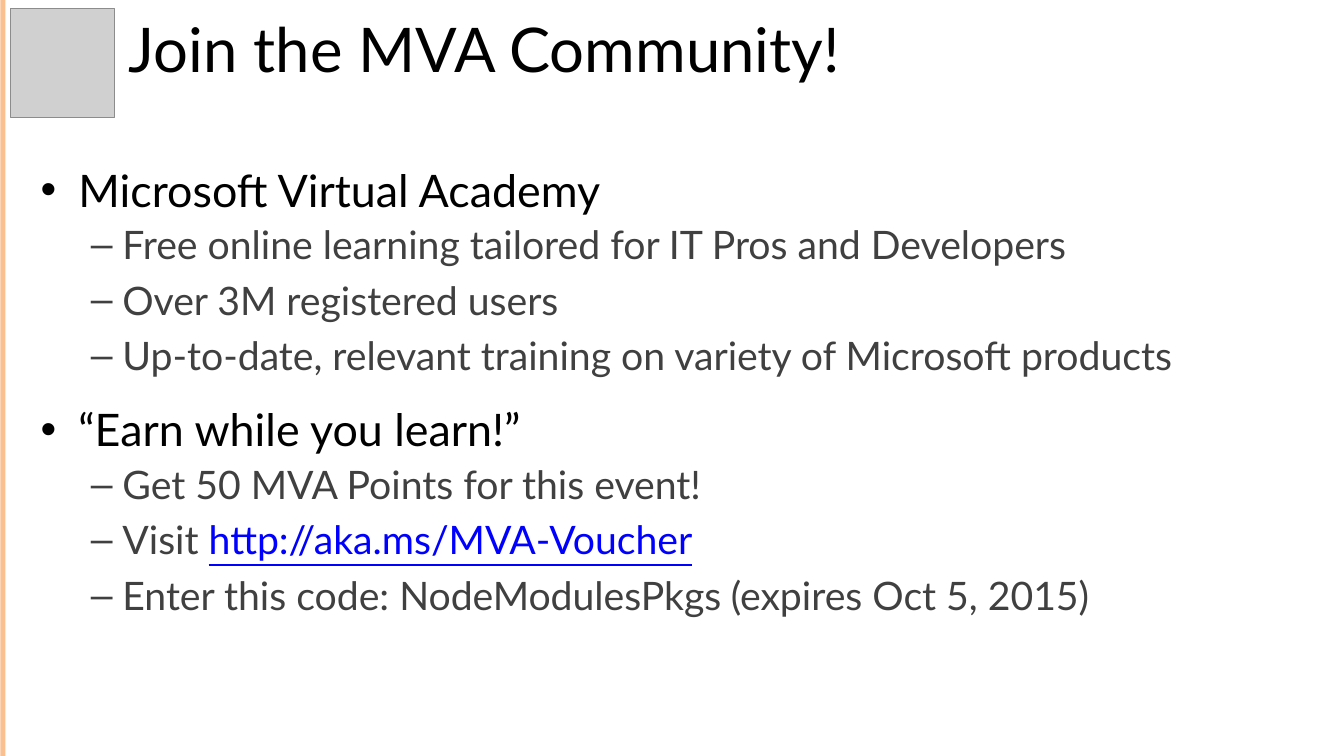
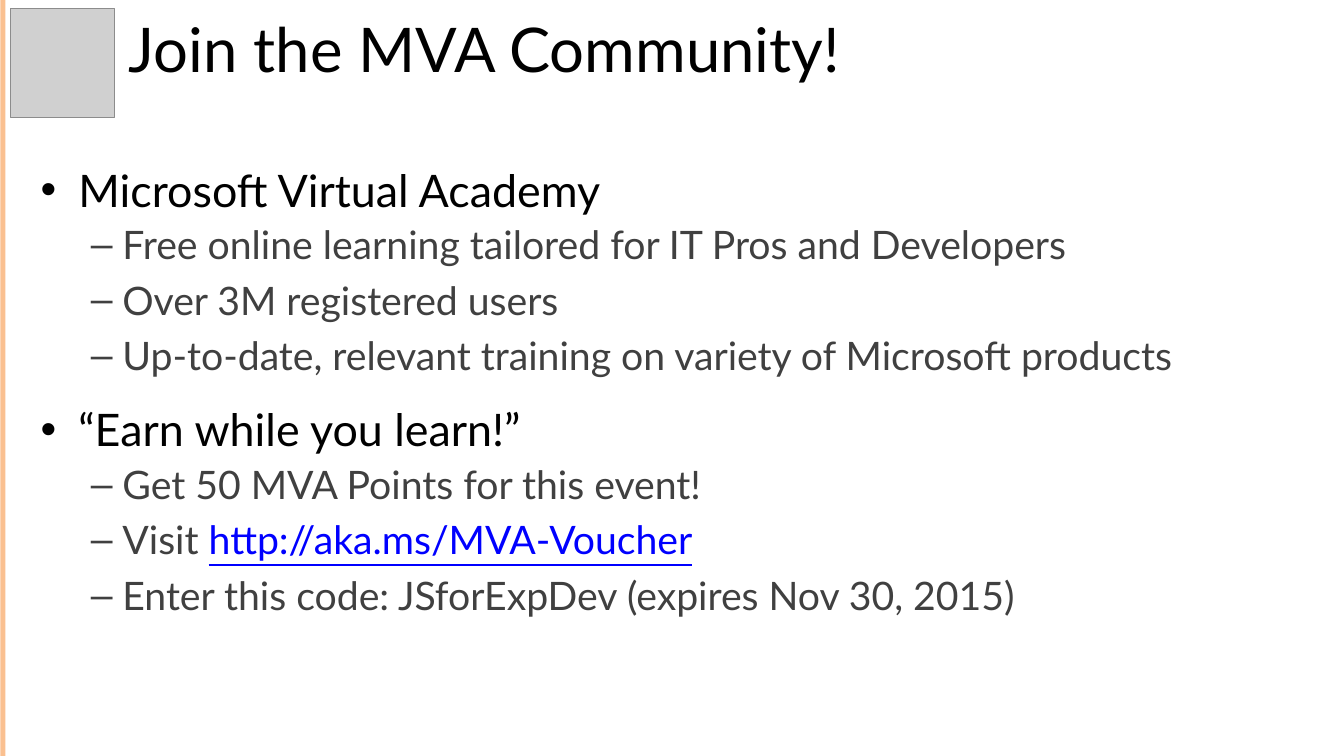
Before and after one commit to Amart85/JavaScript-Experienced-Developers, a slide deck: slide 4 of Slides/Module 1 -Getting Started With JavaScript.pptx. Drawn at 1344x756 pixels with LibreOffice and Linux fonts; fonts in the diff are those of the drawing; grey boxes stand for pictures. Boxes give left, top, right and bottom in pixels: in the first picture for what was removed or moved away, otherwise in the second. Text is boxed around its words. In the diff, an @@ line names an element or a change of style, - is before the commit and + after.

```diff
--- a/Slides/Module 1 -Getting Started With JavaScript.pptx
+++ b/Slides/Module 1 -Getting Started With JavaScript.pptx
@@ text at box(122, 580, 1014, 617): text changed @@
-  – Enter this code: NodeModulesPkgs (expires Oct 5, 2015)
+  – Enter this code: JSforExpDev (expires Nov 30, 2015)
```
Also in this commit, not shown: 1 slide added, 1 slide removed.
